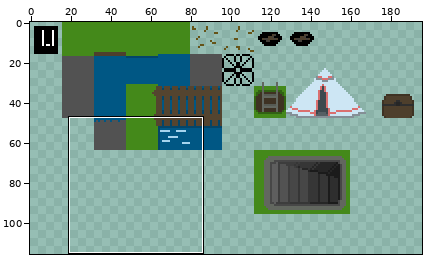
Sprite sheet: res/textures/spritesheet.png. Above, an overview of the earlier version with the close-up marked.
Close-up. Before:
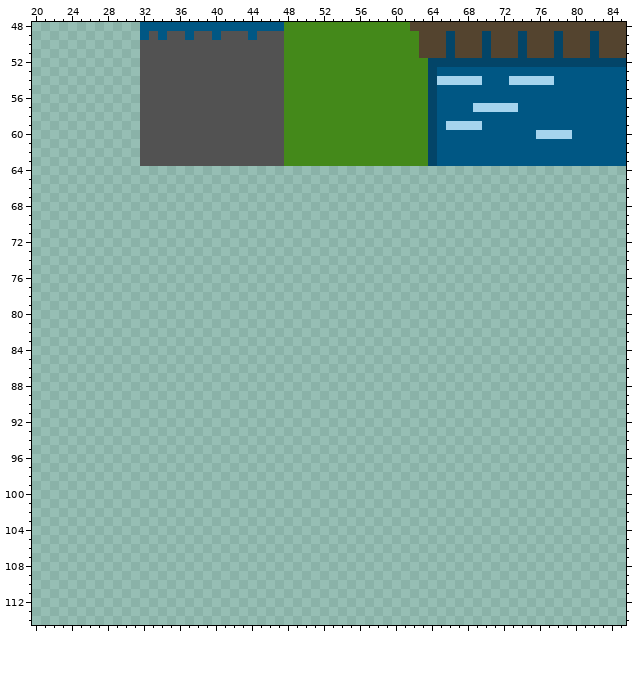
The file is 256x256 pixels. Colours within 5 levels of each other are drawn and written as one. Shown: x 20..85, y 48..114. The wide view leaves out empty margins. The commit also changed other parts of the picture, which this record leaves out.
New version:
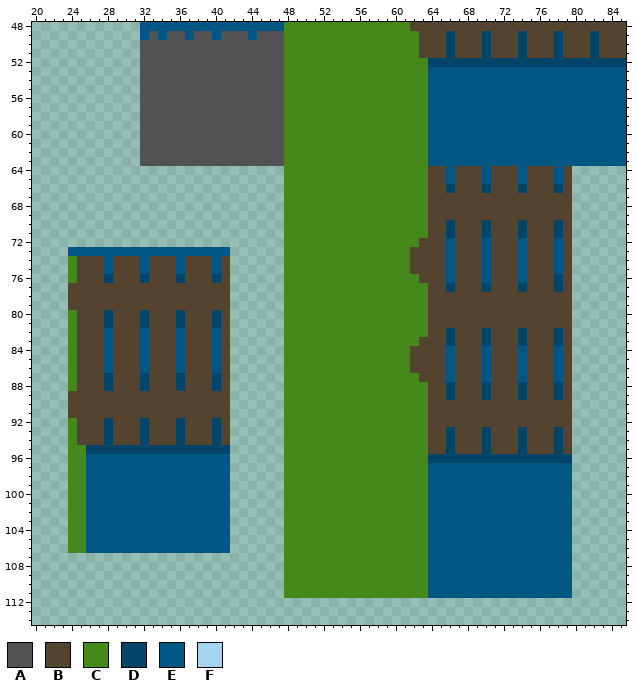
Palette (. is transparent): A #525252  B #54442f  C #44891a  D #034568  E #005784  F #a5d4ee
What changed:
y 53: x 64 D -> E
y 54: x 64..69 DFFFFF -> EEEEEE; x 73..77 FFFFF -> EEEEE
y 55..56: x 64 D -> E
y 57: x 64 D -> E; x 69..73 FFFFF -> EEEEE
y 58: x 64 D -> E
y 59: x 64 D -> E; x 66..69 FFFF -> EEEE
y 60: x 64 D -> E; x 76..79 FFFF -> EEEE
y 61..63: x 64 D -> E
y 64..65: x 48..79 ................................ -> CCCCCCCCCCCCCCCCBBEBBBEBBBEBBBEB
y 66: x 48..79 ................................ -> CCCCCCCCCCCCCCCCBBDBBBDBBBDBBBDB
y 67..69: x 48..79 ................................ -> CCCCCCCCCCCCCCCCBBBBBBBBBBBBBBBB
y 70..71: x 48..79 ................................ -> CCCCCCCCCCCCCCCCBBDBBBDBBBDBBBDB
y 72: x 48..79 ................................ -> CCCCCCCCCCCCCCCBBBEBBBEBBBEBBBEB
y 73: x 24..41 .................. -> EEEEEEEEEEEEEEEEEE; x 48..79 ................................ -> CCCCCCCCCCCCCCBBBBEBBBEBBBEBBBEB
y 74..75: x 24..41 .................. -> CBBBEBBBEBBBEBBBEB; x 48..79 ................................ -> CCCCCCCCCCCCCCBBBBEBBBEBBBEBBBEB
y 76: x 24..41 .................. -> CBBBDBBBDBBBDBBBDB; x 48..79 ................................ -> CCCCCCCCCCCCCCCBBBEBBBEBBBEBBBDB
y 77: x 24..41 .................. -> BBBBBBBBBBBBBBBBBB; x 48..79 ................................ -> CCCCCCCCCCCCCCCCBBDBBBDBBBDBBBDB
y 78..79: x 24..41 .................. -> BBBBBBBBBBBBBBBBBB; x 48..79 ................................ -> CCCCCCCCCCCCCCCCBBBBBBBBBBBBBBBB
y 80..81: x 24..41 .................. -> CBBBDBBBDBBBDBBBDB; x 48..79 ................................ -> CCCCCCCCCCCCCCCCBBBBBBBBBBBBBBBB
y 82: x 24..41 .................. -> CBBBEBBBEBBBEBBBEB; x 48..79 ................................ -> CCCCCCCCCCCCCCCCBBDBBBDBBBDBBBDB
y 83: x 24..41 .................. -> CBBBEBBBEBBBEBBBEB; x 48..79 ................................ -> CCCCCCCCCCCCCCCBBBDBBBDBBBDBBBDB
y 84..86: x 24..41 .................. -> CBBBEBBBEBBBEBBBEB; x 48..79 ................................ -> CCCCCCCCCCCCCCBBBBEBBBEBBBEBBBEB
y 87: x 24..41 .................. -> CBBBDBBBDBBBDBBBDB; x 48..79 ................................ -> CCCCCCCCCCCCCCCBBBEBBBEBBBEBBBEB
y 88: x 24..41 .................. -> CBBBDBBBDBBBDBBBDB; x 48..79 ................................ -> CCCCCCCCCCCCCCCCBBDBBBDBBBDBBBDB
y 89: x 24..41 .................. -> BBBBBBBBBBBBBBBBBB; x 48..79 ................................ -> CCCCCCCCCCCCCCCCBBDBBBDBBBDBBBDB
y 90..91: x 24..41 .................. -> BBBBBBBBBBBBBBBBBB; x 48..79 ................................ -> CCCCCCCCCCCCCCCCBBBBBBBBBBBBBBBB
y 92: x 24..41 .................. -> CBBBDBBBDBBBDBBBDB; x 48..79 ................................ -> CCCCCCCCCCCCCCCCBBBBBBBBBBBBBBBB
y 93..94: x 24..41 .................. -> CBBBDBBBDBBBDBBBDB; x 48..79 ................................ -> CCCCCCCCCCCCCCCCBBDBBBDBBBDBBBDB
y 95: x 24..41 .................. -> CCDDDDDDDDDDDDDDDD; x 48..79 ................................ -> CCCCCCCCCCCCCCCCBBDBBBDBBBDBBBDB
y 96: x 24..41 .................. -> CCEEEEEEEEEEEEEEEE; x 48..79 ................................ -> CCCCCCCCCCCCCCCCDDDDDDDDDDDDDDDD
y 97..106: x 24..41 .................. -> CCEEEEEEEEEEEEEEEE; x 48..79 ................................ -> CCCCCCCCCCCCCCCCEEEEEEEEEEEEEEEE
y 107..111: x 48..79 ................................ -> CCCCCCCCCCCCCCCCEEEEEEEEEEEEEEEE
Where, in picture pixels (left, top, right, bottom), the same in both close-ups:
changed: (284, 67, 572, 598)
added: (68, 247, 230, 553)
